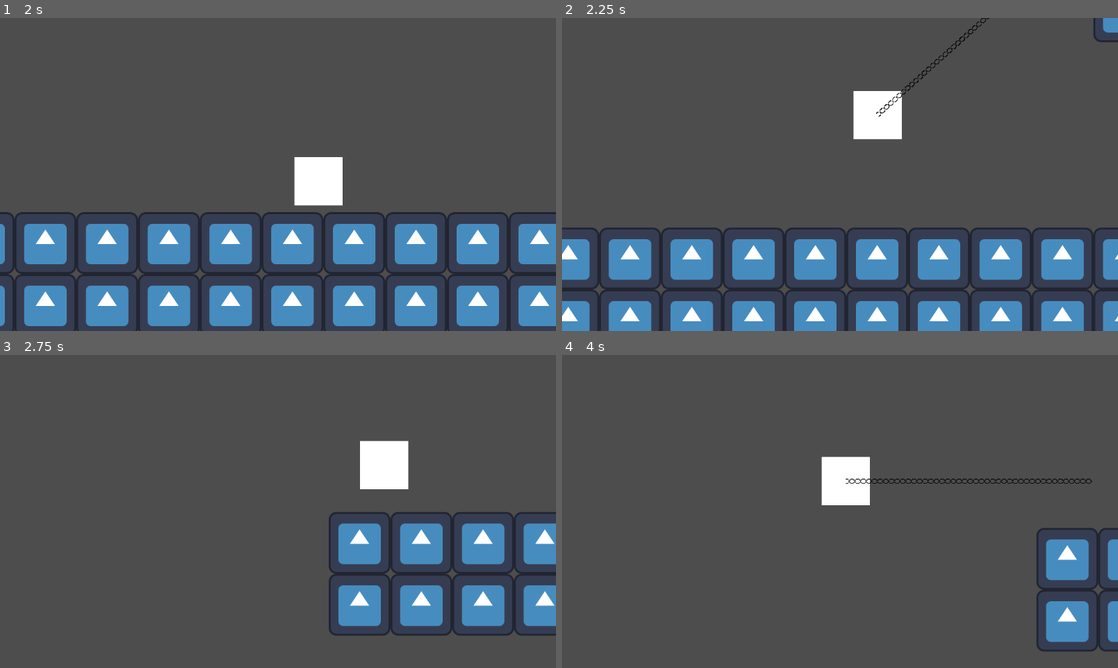
Above: before the commit, frames 1-4 (two rows, left to right).
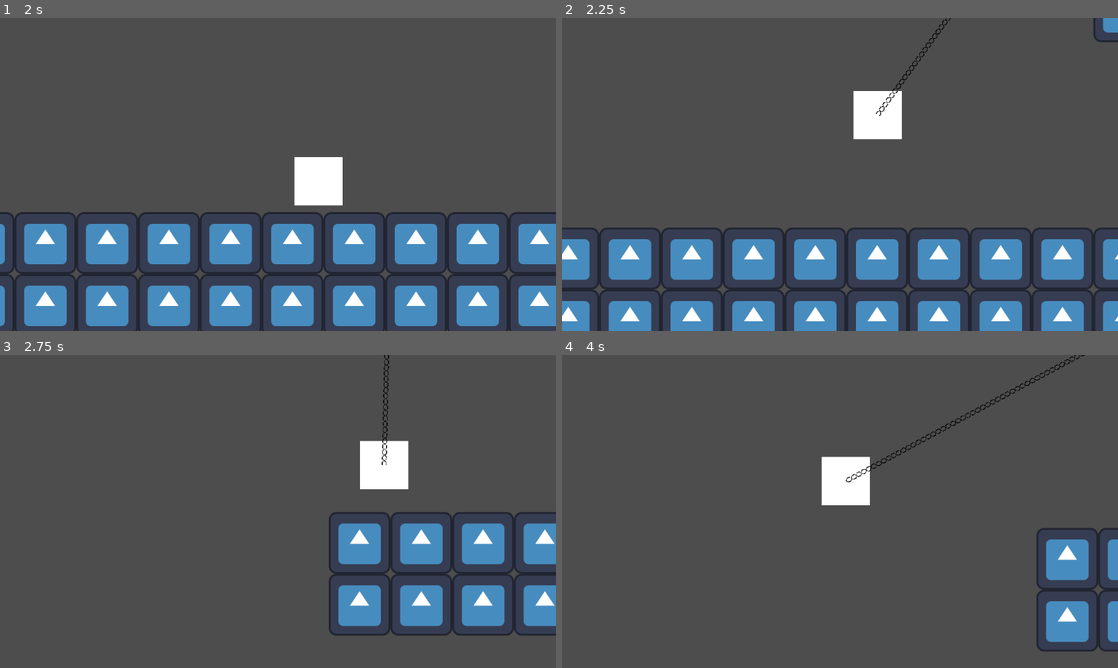
Above: after the commit, the same moments.

Repository: LitheFulminare/Operation-Venulysian
Game: Godot game, scene res://Game scenes/Prototyping.tscn
Same seed, same stepped clock (60 frames per second), same inputs: the game is played once before the commit and once after it. The engine's default icon, where the game draws it, is replaced by a stand-in: a white triangle on a blue panel in a dark square.
Inputs:
- Up to frame 1 (2 s): hold D (Right) from 0.53 s (still down); tap F (Grappling Hook) at 0.6, 1.55 s; tap W (Up) at 0.77, 1.52 s; tap Shift (Dash) at 1.35 s
- Up to frame 2 (2.25 s): release D (Right) at 2.03 s; hold A (Left) from 2.03 s (still down); tap F (Grappling Hook) at 2.1 s
- Up to frame 3 (2.75 s): keep holding A (Left)
- Up to frame 4 (4 s): keep holding A (Left); tap F (Grappling Hook) at 2.85, 3.8 s; tap W (Up) at 3.02, 3.77 s; tap Shift (Dash) at 3.6 s

Frame 1 is identical in both runs. In frame 2, 0.3% of the frame differs, in the area x 56-77%, y 0-32%; in frame 3, 0.1%; in frame 4, 0.6%, in the area x 50-96%, y 0-42%.

Commit message:
chain anchored to correct point & despawn
it disappears when the player lands and appears again when they use the grappling hook

Diff:
--- a/Operation Venulysian/Map Elements/Grappling Point/grappling_point.gd
+++ b/Operation Venulysian/Map Elements/Grappling Point/grappling_point.gd
@@ -13,7 +13,7 @@
 func _on_interaction_area_body_entered(body: Node2D) -> void:
 	player = body
 
-	player.update_grappling_hook_position(destination_point.global_position)
+	player.update_grappling_point(self)
 	PlayerVars.is_in_grappling_range = true
 
 func _on_interaction_area_body_exited(body: Node2D) -> void:
--- a/Operation Venulysian/Player/grappling_hook_controller.gd
+++ b/Operation Venulysian/Player/grappling_hook_controller.gd
@@ -10,7 +10,10 @@
 @export_group("Parameters")
 @export var player_speed: float = 500
 
-var current_grappling_hook_position: Vector2
+var current_grappling_point: GrapplingPoint
+
+func _ready() -> void:
+	line2d.visible = false
 
 func _process(delta: float) -> void:
 	if Input.is_action_just_pressed("Grappling Hook"):
@@ -18,12 +21,12 @@
 
 func use_grappling_hook() -> void:
 	if PlayerVars.is_in_grappling_range:
-		print("Player destination: " + str(current_grappling_hook_position))
+		print("Player destination: " + str(current_grappling_point.destination_point))
 		path_2d.curve.set_point_position(0, player.global_position)
-		path_2d.curve.set_point_position(1, current_grappling_hook_position)
+		path_2d.curve.set_point_position(1, current_grappling_point.destination_point.global_position)
 		player.is_in_grappling_hook = true
-		line2d.set_point_position(0, current_grappling_hook_position)
-		print("Grappling point position: " + str(current_grappling_hook_position))
+		line2d.set_point_position(0, current_grappling_point.global_position)
+		line2d.visible = true
 	else:
 		print("Player used grappling hook outside of range")
 
@@ -36,5 +39,6 @@
 		print(line2d.get_point_position(1))
 	else:
 		print("Player landed")
+		line2d.visible = false
 		path_follow_2d.progress_ratio = 0
 		player.is_in_grappling_hook = false
--- a/Operation Venulysian/Player/player.gd
+++ b/Operation Venulysian/Player/player.gd
@@ -20,5 +20,5 @@
 func unblock_movement() -> void:
 	is_movement_blocked = false
 
-func update_grappling_hook_position(destination: Vector2) -> void:
-	grappling_hook_component.current_grappling_hook_position = destination
+func update_grappling_point(destination: GrapplingPoint) -> void:
+	grappling_hook_component.current_grappling_point = destination
